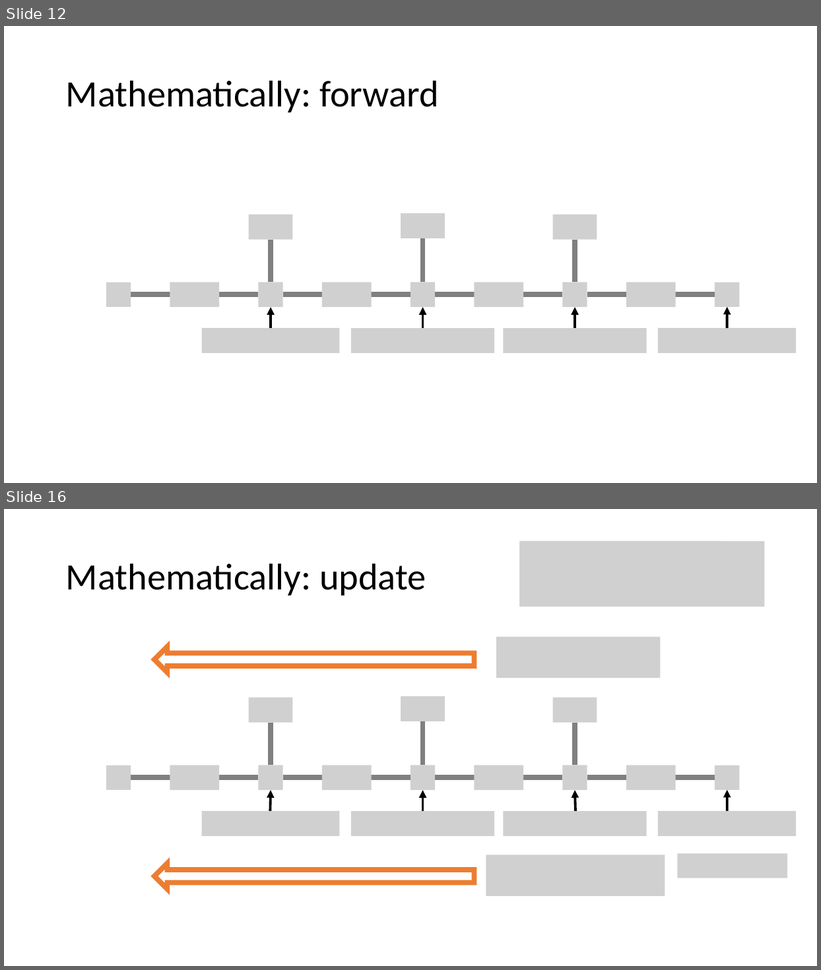
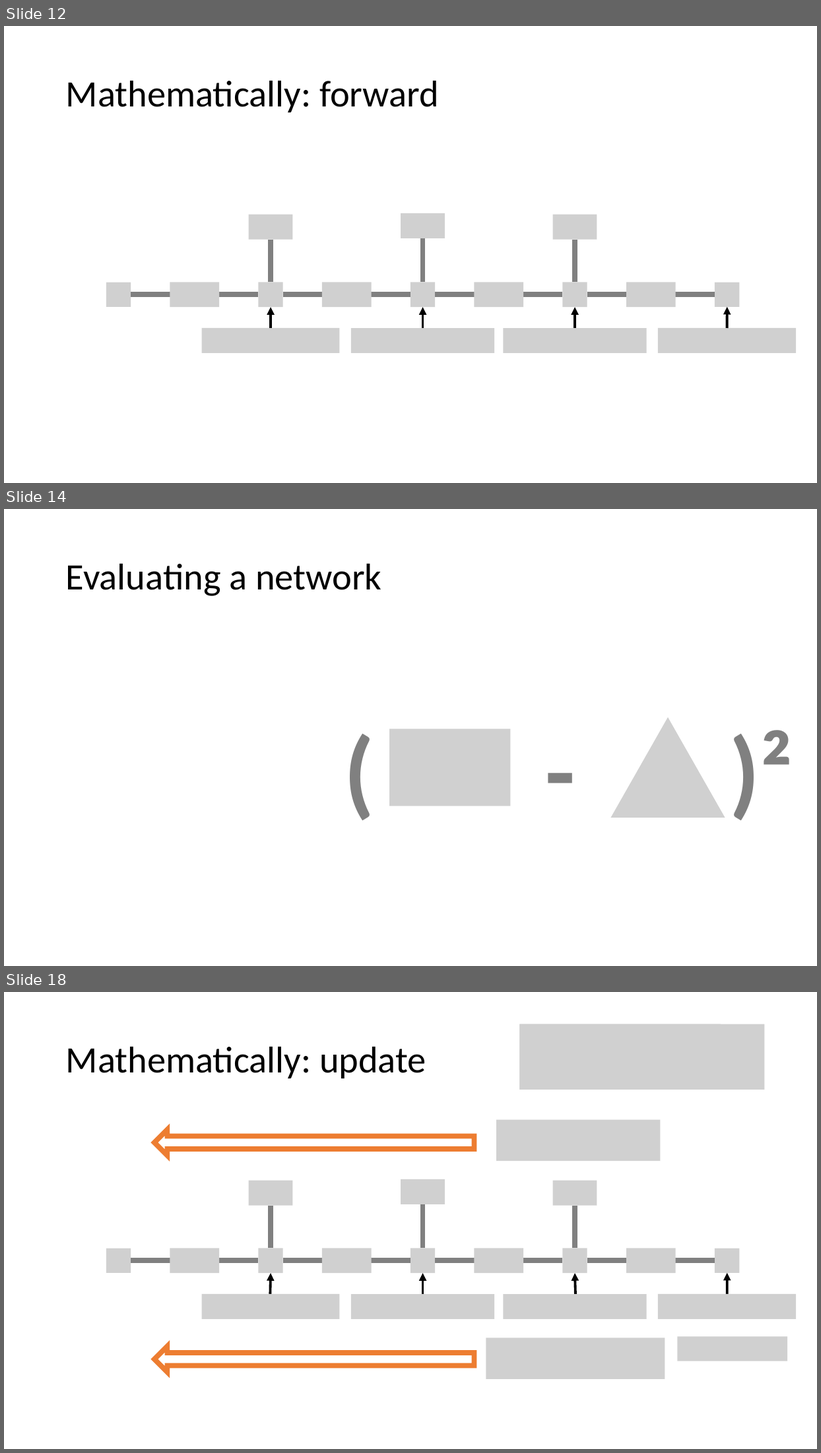
Before and after one commit to PRF-Development/DataAnalysisExtras, a slide deck: TeachingNetwoks.pptx. Shown one above the other, each under a label of ours: slides 12 and 16 before the commit, slides 12, 14 and 18 after it; the slides between them are not shown. The pictures are 821x970 and 821x1453 pixels, drawn with LibreOffice and Linux fonts; fonts in the diff are those of the drawing; grey boxes stand for pictures. Boxes give left, top, right and bottom in pixels: in the first picture for what was removed or moved away, otherwise in the second. Text is boxed around its words. In the diff, an @@ line names an element or a change of style, - is before the commit and + after.

```diff
--- a/TeachingNetwoks.pptx
+++ b/TeachingNetwoks.pptx
@@ slide 14 added at <box>4,509,817,966</box>, background #FFFFFF @@
@@ title added at <box>66,563,382,596</box>, 44 pt, text #000000 @@
+Evaluating a network
@@ text added at <box>329,706,390,830</box>, 115 pt, text #808080, bold @@
+(
@@ text added at <box>531,706,591,830</box>, 115 pt, text #808080, bold @@
+-
@@ picture added at <box>611,718,725,819</box> @@
@@ picture added at <box>389,729,510,807</box> @@
@@ text added at <box>729,730,793,821</box>, 115 pt, text #808080, bold @@
+)²
@@ what was slide 16 is now slide 18 @@
```
Also in this commit, not shown: 3 slides changed, 1 other slide added.
